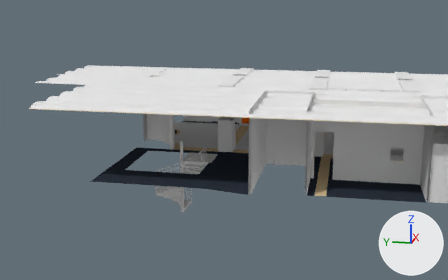
One commit to the Blender file client_001/mainhall_marten_001.blend: the scene before it, then after it.
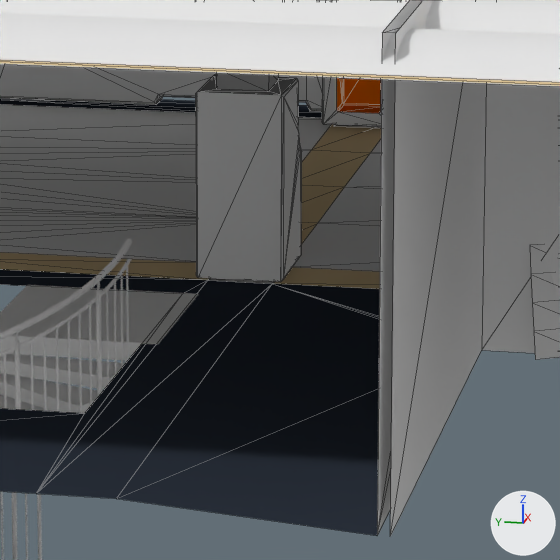
There are two pictures of each version: one from a 50 mm camera at (-2360.0, 191.0, 898.0) aimed at (884.0, 840.0, 87.0), one close up on the part from 41% to 62% of the width and 37% to 71% of the height. The lights are fixed; the arrows at lower right show +X, +Y and +Z. The close-ups show mesh edges as thin lines.

The first close-up shows 'Blende.1', 'Bod_01', 'Bod_02', 'Bod_Mark', 'Deckfläche_1.009', 'MH_Decce', 'MH_Decce_T', 'Rippe01.002', 'Rippe02.002', 'Rippe03.002', 'Wendeltreppe', 'wnd'.
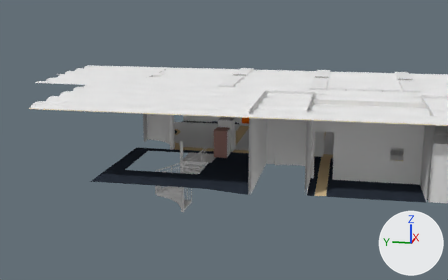
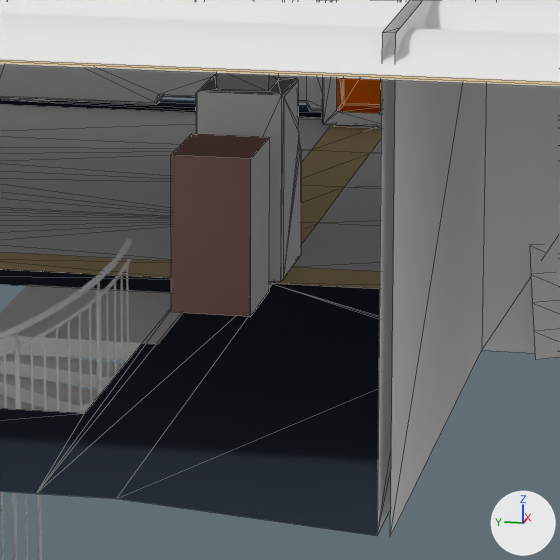
Changed parts and their boxes [x1, y1, x2, y2] in the close-ups (560 x 560 px):
'ctraenke', added: after [171, 134, 270, 317]

The change, as a list of edits to the scene's bpy script:
```text
Add mat_material_001:
    mat_material_001 = diffuse_material('Material.001')
    mat_material_001.base_color = (0.402, 0.224, 0.198)  # brown #aa827b
Add mat_ctraenke_freisteller:
    mat_ctraenke_freisteller = diffuse_material('ctraenke_freisteller')
    mat_ctraenke_freisteller.base_color = (0.8, 0.8, 0.8)  # white #e7e7e7
Add me_cube_001:
    me_cube_001.from_pydata([(-0.62, -1.0, -1.0), (-0.62, 0.0, -1.0), (0.62, 0.0, -1.0), (0.62, -1.0, -1.0), (-0.62, -1.0, 1.0), (-0.62, 0.0, 1.0), (0.62, 0.0, 1.0), (0.62, -1.0, 1.0)], [], [(4, 5, 1, 0), (5, 6, 2, 1), (6, 7, 3, 2), (0, 1, 2, 3), (7, 6, 5, 4)])
    me_cube_001.materials.append(mat_material_001)  # brown #aa827b
Add me_ctraenke_freisteller_jpg:
    me_ctraenke_freisteller_jpg.from_pydata([(-0.0048, -0.0077, 0.0), (0.0048, -0.0077, 0.0), (0.0048, 0.0077, 0.0), (-0.0048, 0.0077, 0.0)], [], [(0, 1, 2, 3)])
    me_ctraenke_freisteller_jpg.materials.append(mat_ctraenke_freisteller)  # white #e7e7e7
Add col_ctraenke:
    col_ctraenke = bpy.data.collections.new('ctraenke')
    col_ctraenke.objects.link(ob_ctraenke_freisteller_jpg)
    col_ctraenke.objects.link(ob_cube)
Add ob_cube:
    ob_cube = bpy.data.objects.new('Cube', me_cube_001)
    ob_cube.location = (0.0, 1.0, 1.0)
Add ob_ctraenke_freisteller_jpg:
    ob_ctraenke_freisteller_jpg = bpy.data.objects.new('ctraenke_freisteller.jpg', me_ctraenke_freisteller_jpg)
    ob_ctraenke_freisteller_jpg.location = (0.0, 0.0, 1.0)
    ob_ctraenke_freisteller_jpg.rotation_euler = (1.571, 0.0, 0.0)  # degrees (90, 0, 0)
    ob_ctraenke_freisteller_jpg.scale = (129.0, 129.0, 129.0)
Add ob_ctraenke:
    ob_ctraenke = bpy.data.objects.new('ctraenke', None)
    ob_ctraenke.location = (879.0, 813.0, 0.0)
    ob_ctraenke.scale = (74.1, 74.1, 74.1)
    ob_ctraenke.show_instancer_for_render = False
    ob_ctraenke.instance_type = 'COLLECTION'
    ob_ctraenke.instance_collection = col_ctraenke
```
